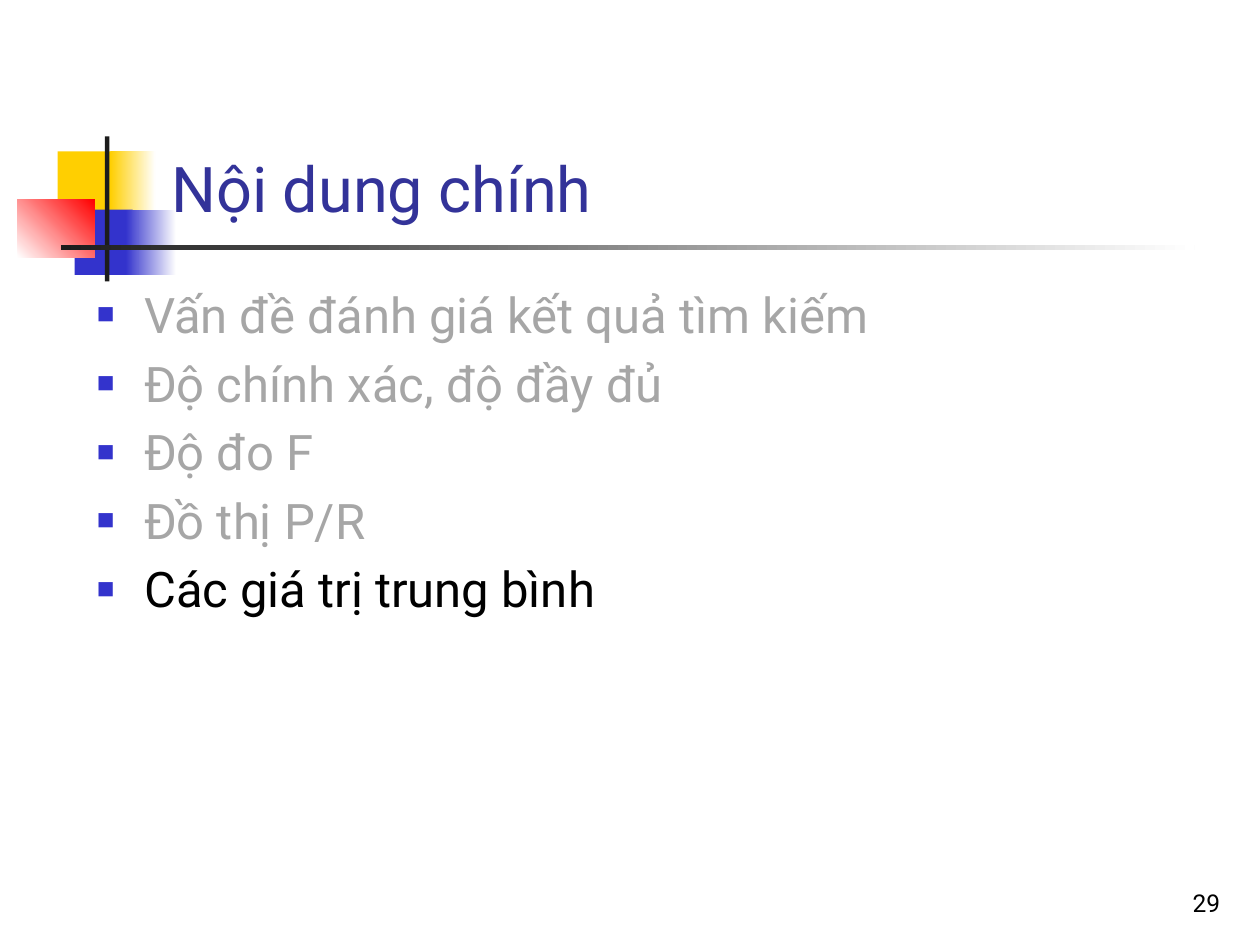
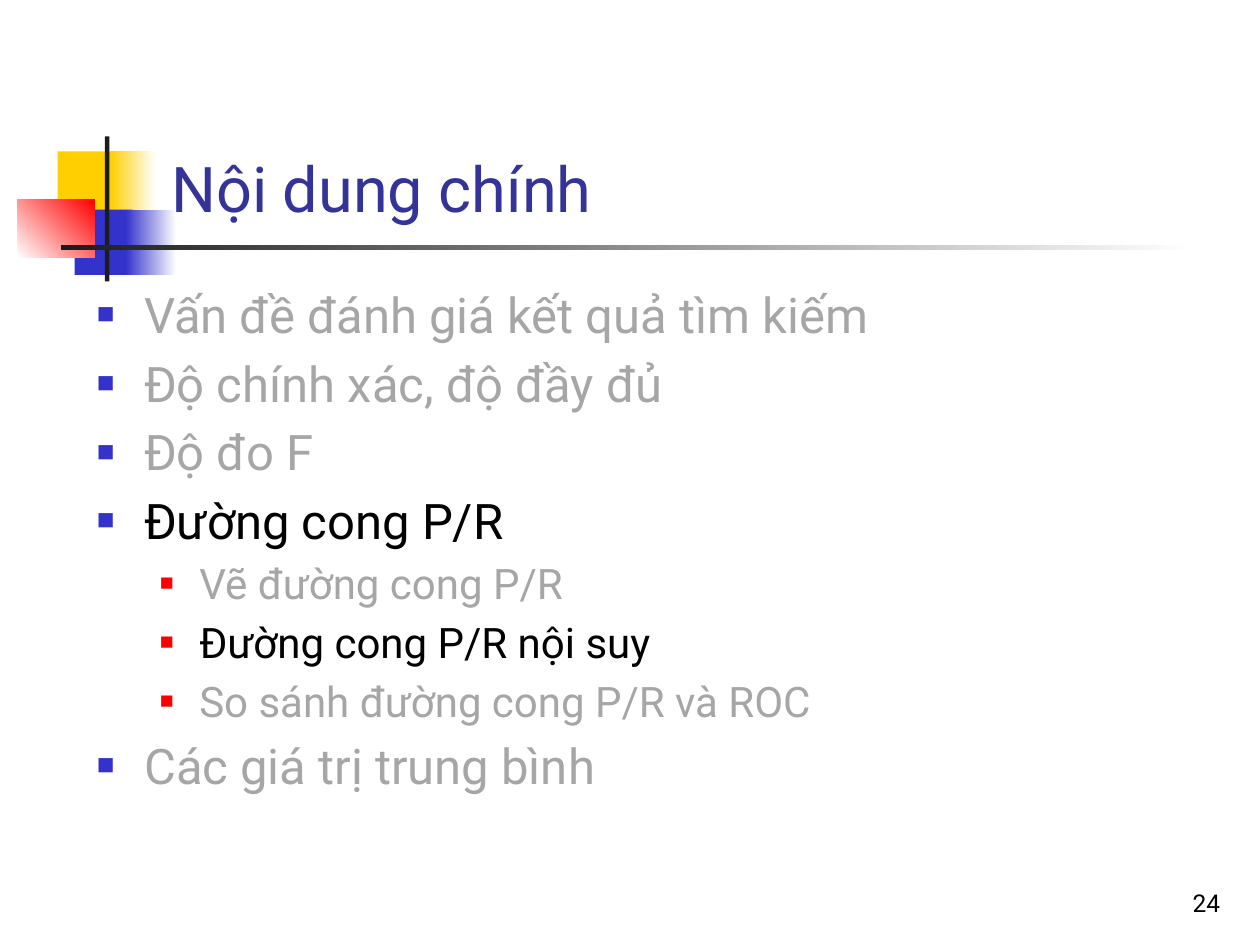
Before and after one commit to bangoc/IT4853, a slide deck: slide 24 of Bai 7 Đánh giá kết quả tìm kiếm_phần 1.pptx (slide 29 before the commit). Drawn at 1260x945 pixels with LibreOffice and Linux fonts; fonts in the diff are those of the drawing. Boxes give left, top, right and bottom in pixels: in the first picture for what was removed or moved away, otherwise in the second. Text is boxed around its words. In the diff, an @@ line names an element or a change of style, - is before the commit and + after.

```diff
--- a/Bai 7 Đánh giá kết quả tìm kiếm_phần 1.pptx
+++ b/Bai 7 Đánh giá kết quả tìm kiếm_phần 1.pptx
@@ text at [144,502,810,726]: text changed; size 28 to 24 pt @@
-■ Đồ thị P/R
+■ Đường cong P/R
+  ■ Vẽ đường cong P/R
+  ■ Đường cong P/R nội suy
+  ■ So sánh đường cong P/R và ROC
@@ text at [144,747,595,794]: text colour #000000 to #A6A6A6 in "Các giá trị trung bình" @@
@@ page number at [1193,894,1221,912]: text changed @@
-29
+24
```
Also in this commit, not shown: 14 other slides changed, 4 slides added, 2 slides removed, 1 other file.
